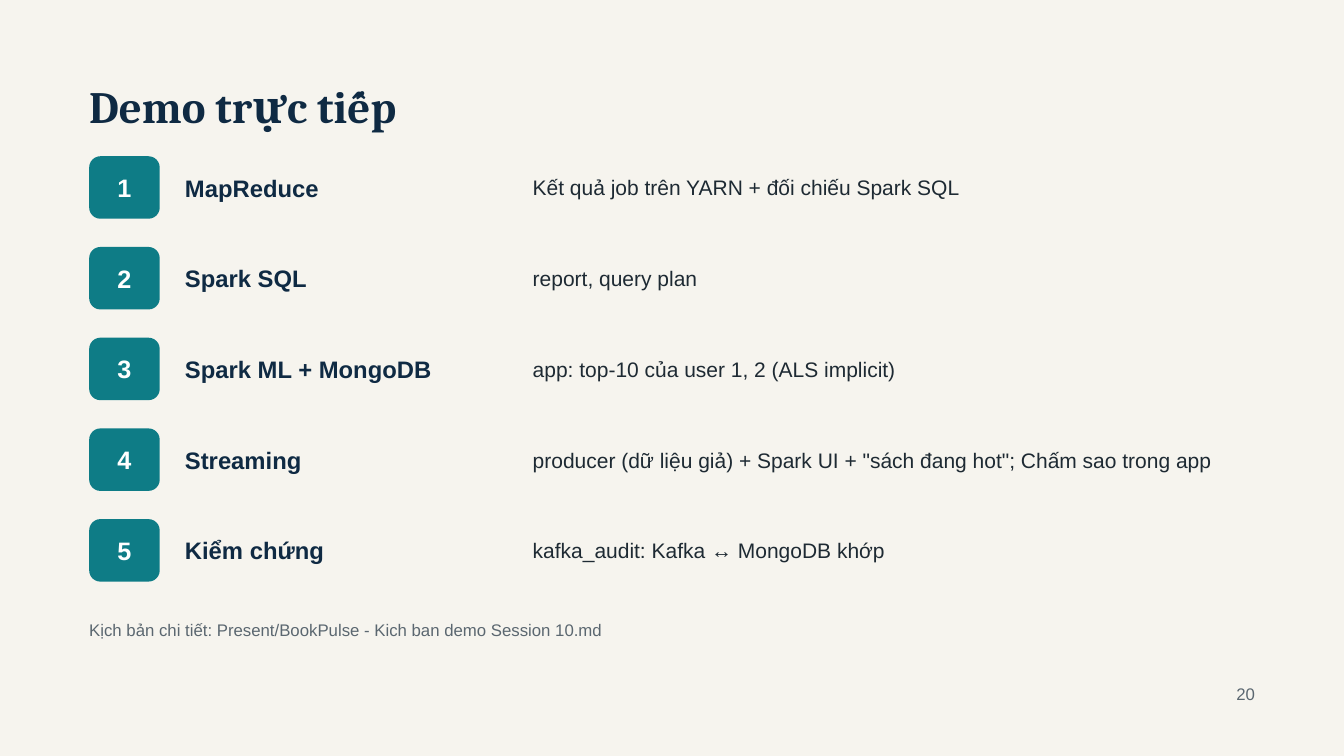
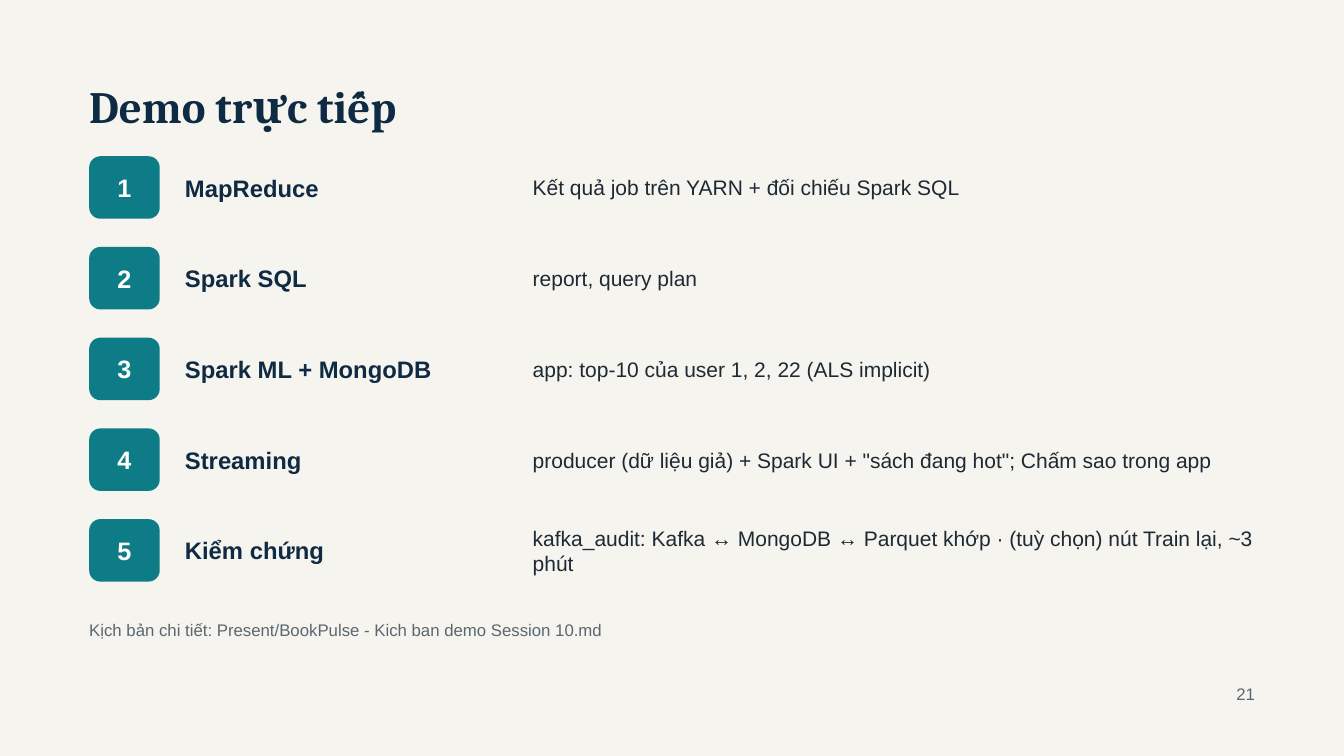
Before and after one commit to haoluonghuynhngoc/Group_06_BigData, a slide deck: slide 21 of Present/BookPulse - BDA501 Session 10 Final Presentation.pptx (slide 20 before the commit). Drawn at 1344x756 pixels with LibreOffice and Linux fonts; fonts in the diff are those of the drawing. Boxes give left, top, right and bottom in pixels: in the first picture for what was removed or moved away, otherwise in the second. Text is boxed around its words. In the diff, an @@ line names an element or a change of style, - is before the commit and + after.

```diff
--- a/Present/BookPulse - BDA501 Session 10 Final Presentation.pptx
+++ b/Present/BookPulse - BDA501 Session 10 Final Presentation.pptx
@@ text at [533, 361, 930, 381]: text changed @@
-app: top-10 của user 1, 2 (ALS implicit)
+app: top-10 của user 1, 2, 22 (ALS implicit)
@@ text at [533, 530, 1253, 575]: text changed @@
-kafka_audit: Kafka ↔ MongoDB khớp
+kafka_audit: Kafka ↔ MongoDB ↔ Parquet khớp · (tuỳ chọn) nút Train lại, ~3 phút
@@ text at [1236, 688, 1255, 700]: text changed @@
-20
+21
```
Also in this commit, not shown: 10 other slides changed, 1 slide added, 50 other files.
